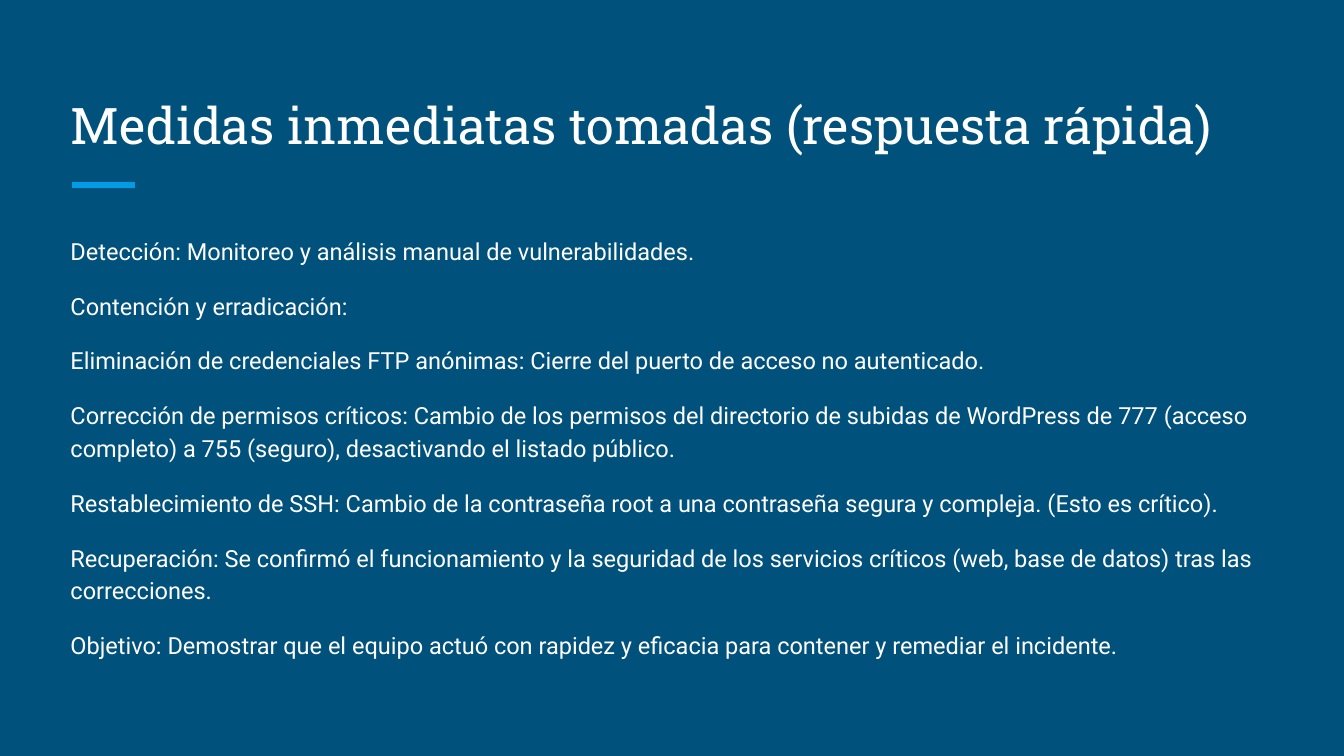
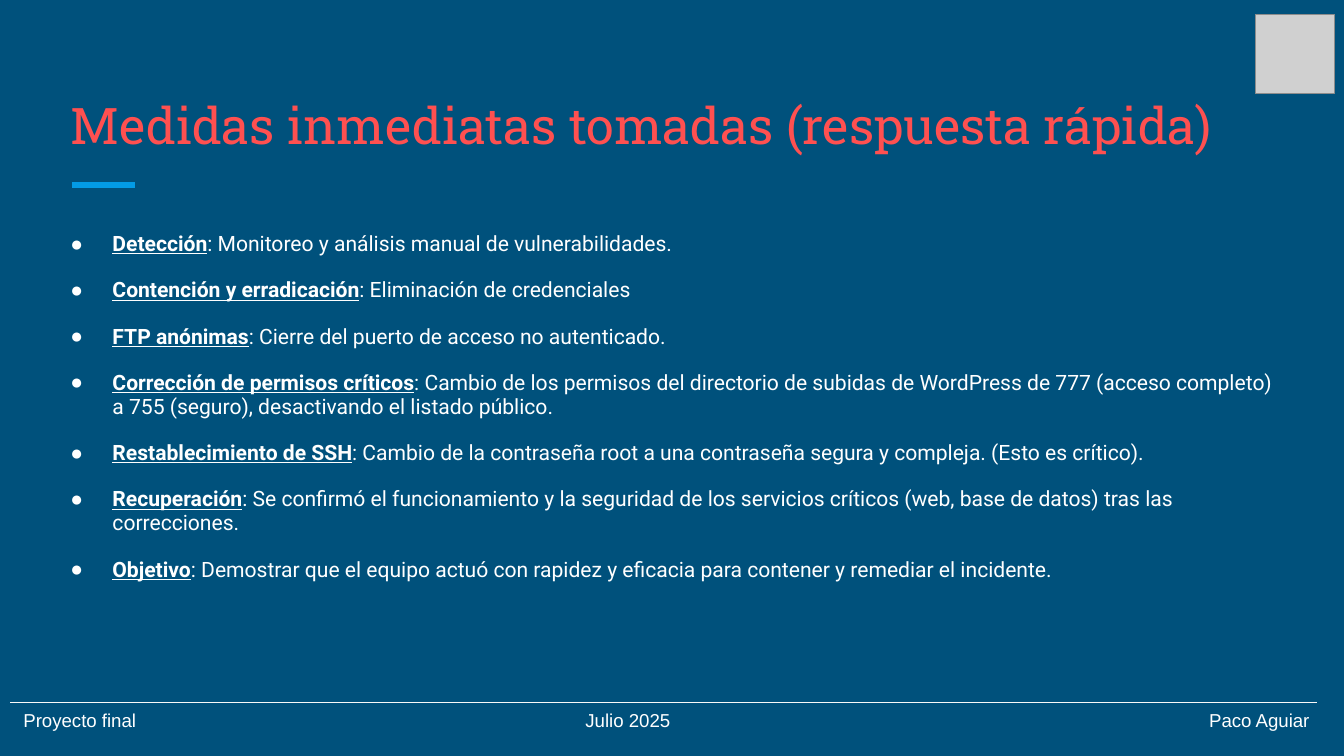
Before and after one commit to pacoaguiar/final_project_bootcamp_4geeks, a slide deck: slide 4 of 04. Proyecto final - Presentacion ejecutiva.pptx. Drawn at 1344x756 pixels with LibreOffice and Linux fonts; fonts in the diff are those of the drawing; grey boxes stand for pictures. Boxes give left, top, right and bottom in pixels: in the first picture for what was removed or moved away, otherwise in the second. Text is boxed around its words. In the diff, an @@ line names an element or a change of style, - is before the commit and + after.

Commit message:
Actualización proyecto

```diff
--- a/04. Proyecto final - Presentacion ejecutiva.pptx
+++ b/04. Proyecto final - Presentacion ejecutiva.pptx
@@ picture added at (x1=1255, y1=15, x2=1335, y2=94) @@
@@ title "Medidas inmediatas tomadas (respuesta rápida)" at (x1=70, y1=104, x2=1212, y2=156): text colour #FFFFFF to #FF5050 @@
@@ text at (x1=112, y1=235, x2=1272, y2=582): size 12.6 to 11.2 pt in "Detección: Monitoreo y análisis manual de vulnerabilidades.", "Corrección de permisos críticos: Cambio de los ...", "Restablecimiento de SSH: Cambio de la contraseña ...", "Recuperación: Se confirmó el funcionamiento y la ..." and 1 more places; bold on, underline on in "Detección:", "Corrección de permisos críticos:", "Restablecimiento de SSH:", "Recuperación:" and 1 more places; bullet none to ●; line spacing 1.15 to 0.95 @@
@@ text at (x1=112, y1=281, x2=666, y2=349): text changed; size 12.6 to 11.2 pt @@
-Contención y erradicación:
-Eliminación de credenciales FTP anónimas: Cierre del puerto de acceso no autenticado.
+● Contención y erradicación: Eliminación de credenciales
+● FTP anónimas: Cierre del puerto de acceso no autenticado.
@@ line added from (11, 702) to (1317, 702), #F9F9F9 0.75 pt @@
@@ text added at (x1=23, y1=713, x2=136, y2=731), 10 pt, text #FFFFFF @@
+Proyecto final
@@ text added at (x1=585, y1=713, x2=670, y2=728), 10 pt, text #FFFFFF @@
+Julio 2025
@@ text added at (x1=1209, y1=713, x2=1310, y2=731), 10 pt, text #FFFFFF @@
+Paco Aguiar
```
Also in this commit, not shown: 6 other slides changed, 1 slide added, 1 slide removed.
